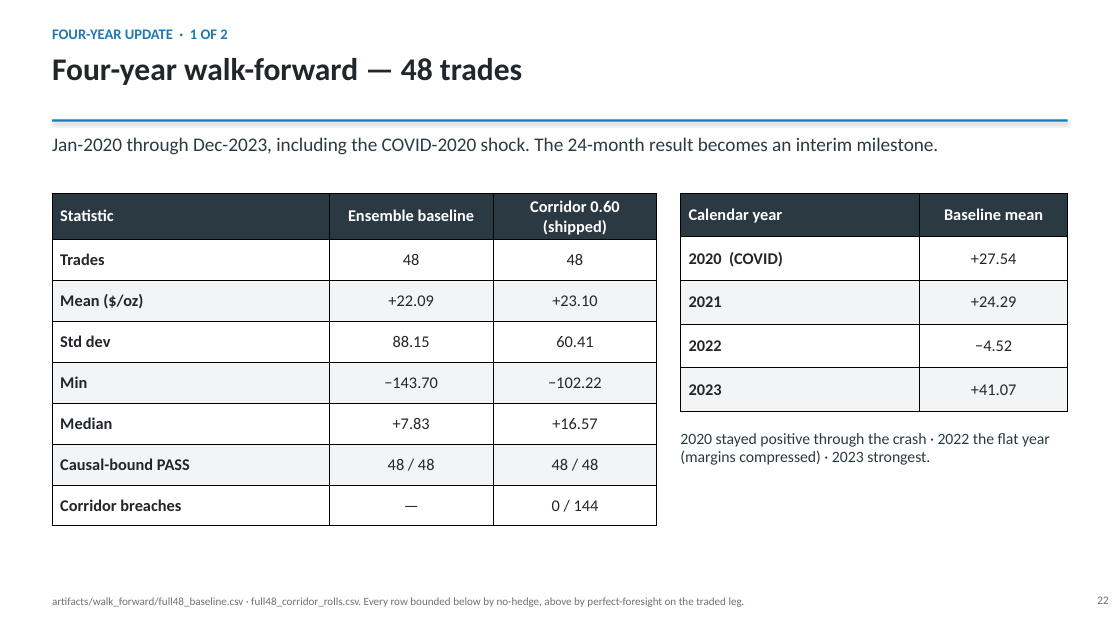
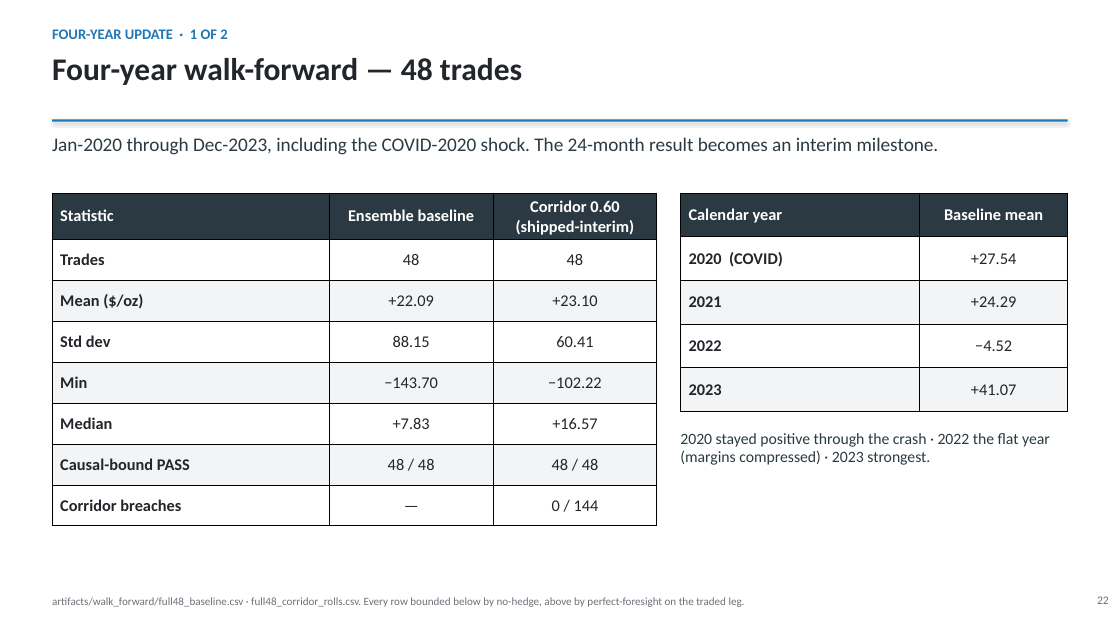
Before and after one commit to sylam/riskflow, a slide deck: slide 22 of artifacts/platinum_hedge_management_deck.pptx. Drawn at 1120x630 pixels with LibreOffice and Linux fonts; fonts in the diff are those of the drawing. Boxes give left, top, right and bottom in pixels: in the first picture for what was removed or moved away, otherwise in the second. Text is boxed around its words. In the diff, an @@ line names an element or a change of style, - is before the commit and + after.

```diff
--- a/artifacts/platinum_hedge_management_deck.pptx
+++ b/artifacts/platinum_hedge_management_deck.pptx
@@ table at bbox=[52, 193, 657, 521] @@
-row 1, column 3: Corridor 0.60 (shipped)
+row 1, column 3: Corridor 0.60 (shipped-interim)
```
Also in this commit, not shown: 19 other slides changed, 1 slide added.
